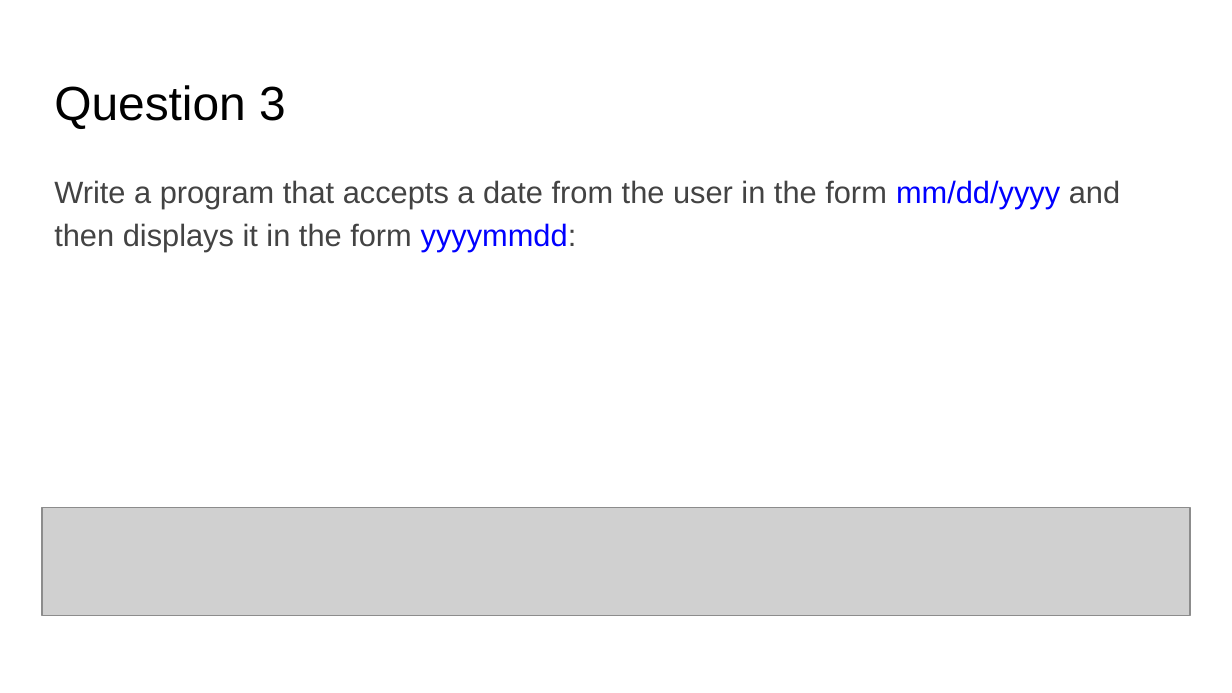
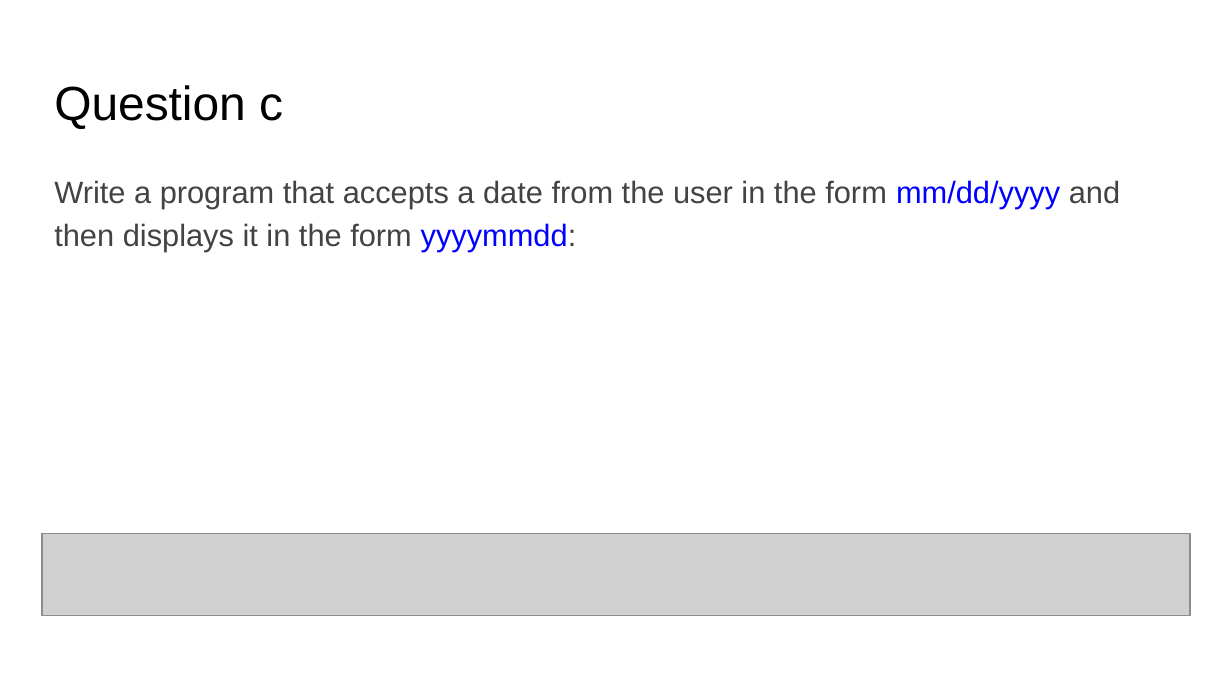
Before and after one commit to TheLurkingCat/Introduction-to-Computers-and-Programming, a slide deck: slide 4 of hw2/HW2.pptx. Drawn at 1232x693 pixels with LibreOffice and Linux fonts; fonts in the diff are those of the drawing; grey boxes stand for pictures. Boxes give left, top, right and bottom in pixels: in the first picture for what was removed or moved away, otherwise in the second. Text is boxed around its words. In the diff, an @@ line names an element or a change of style, - is before the commit and + after.

```diff
--- a/hw2/HW2.pptx
+++ b/hw2/HW2.pptx
@@ title at [54, 85, 283, 129]: text changed @@
-Question 3
+Question c
@@ picture: place and size @@
-picture at [42, 508, 1190, 616]
+picture at [42, 533, 1190, 616]
```
Also in this commit, not shown: 5 other slides changed, 12 other files.
